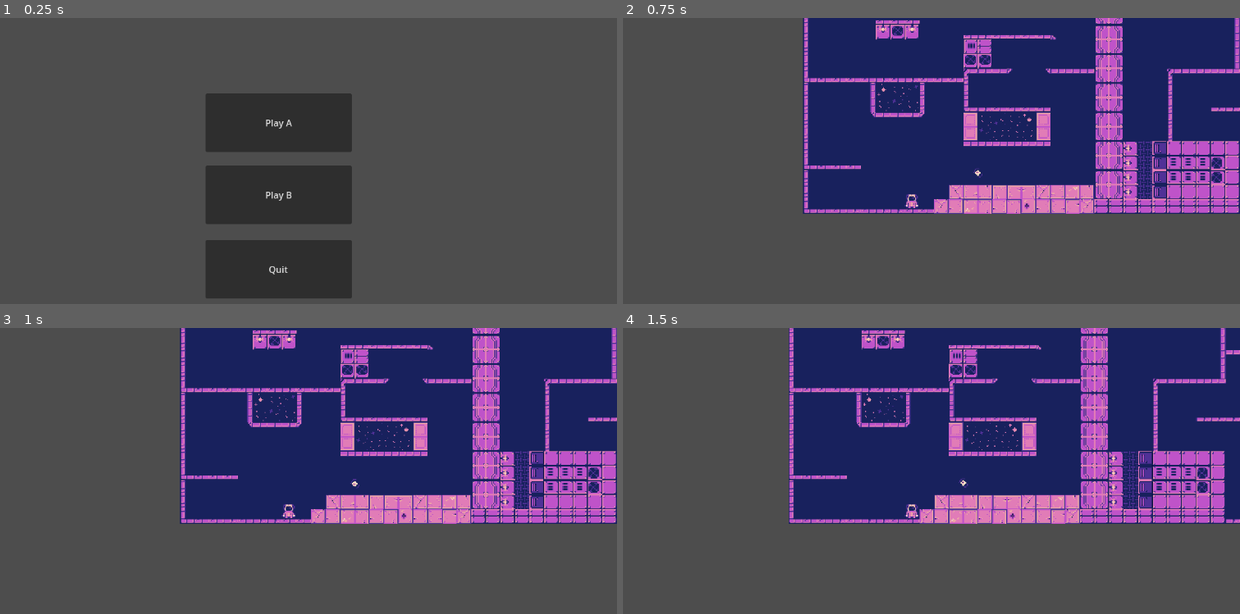
Above: before the commit, frames 1-4 (two rows, left to right).
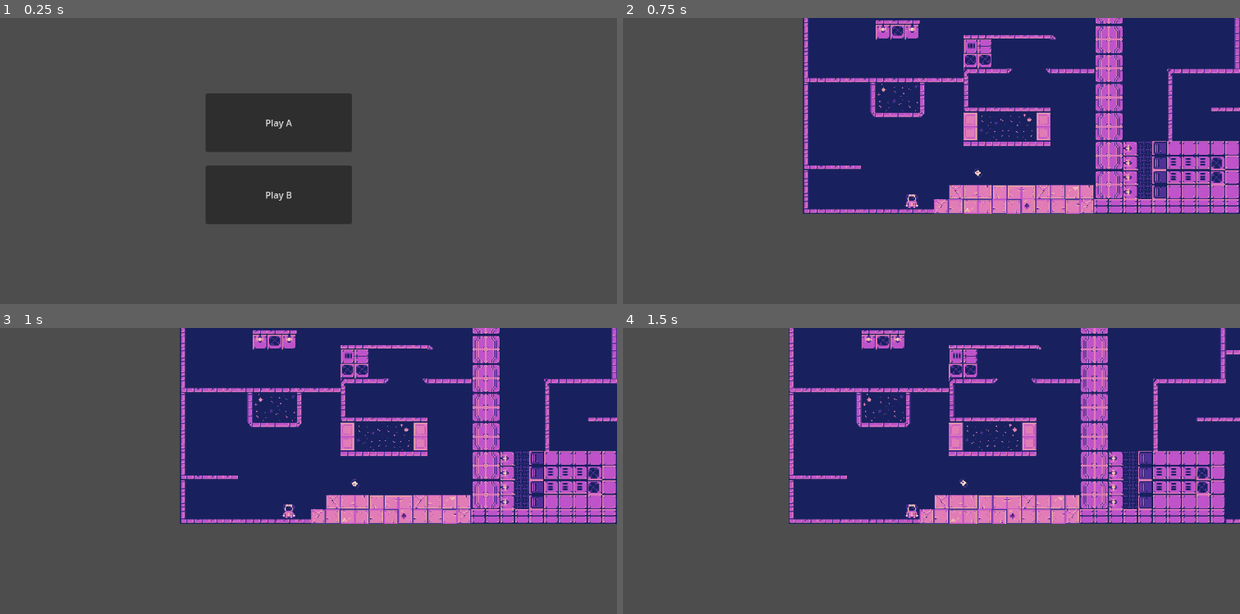
Above: after the commit, the same moments.

Repository: eeroleppalehto/Gravitas
Game: Godot game, scene res://scenes/Main.tscn
Two runs of this game, one before a commit and one after it. Both use one fixed random seed, a clock stepped at 60 frames per second and the inputs below.
Inputs:
- Up to frame 1 (0.25 s): no input
- Up to frame 2 (0.75 s): click "Play A" at 0.5 s
- Up to frame 3 (1 s): no input
- Up to frame 4 (1.5 s): tap Enter (ui_accept) at 1.25 s; hold D (ui_right) from 1.28 s (still down)

The runs differ from the first frame. In frame 1, 4.8% of the frame differs, in the area x 33-58%, y 77-98%; in frame 2, nothing differs; in frame 3, nothing differs; in frame 4, nothing differs.

Commit message:
Removed quit button for web

Diff:
--- a/gravitas/scenes/Main.tscn
+++ b/gravitas/scenes/Main.tscn
@@ -19,16 +19,8 @@
 offset_bottom = 350.0
 text = "Play B"
 
-[node name="Quit" type="Button" parent="."]
-offset_left = 448.0
-offset_top = 378.0
-offset_right = 705.0
-offset_bottom = 481.0
-text = "Quit"
-
 [node name="Camera2D" type="Camera2D" parent="."]
 position = Vector2(595, 311)
 
 [connection signal="pressed" from="Play" to="." method="_on_play_pressed"]
 [connection signal="pressed" from="PlayB" to="." method="_on_play_b_pressed"]
-[connection signal="pressed" from="Quit" to="." method="_on_quit_pressed"]
